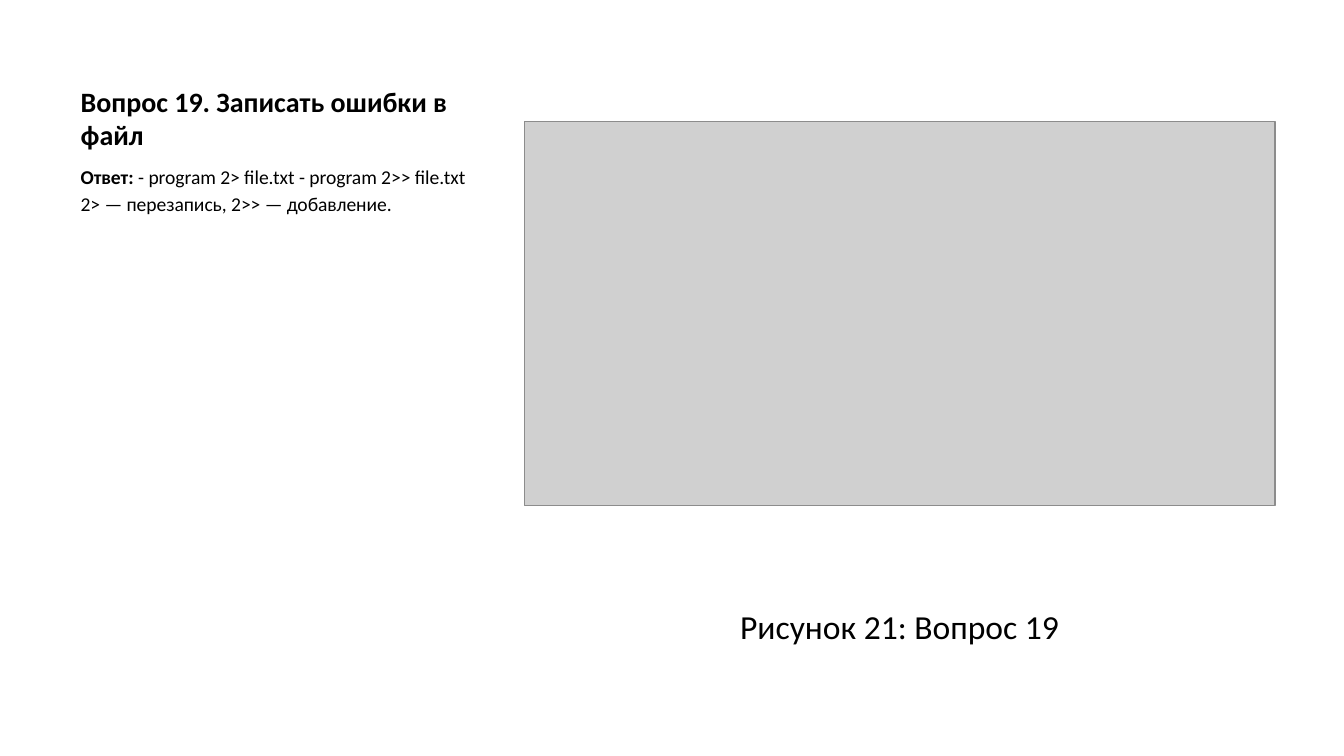
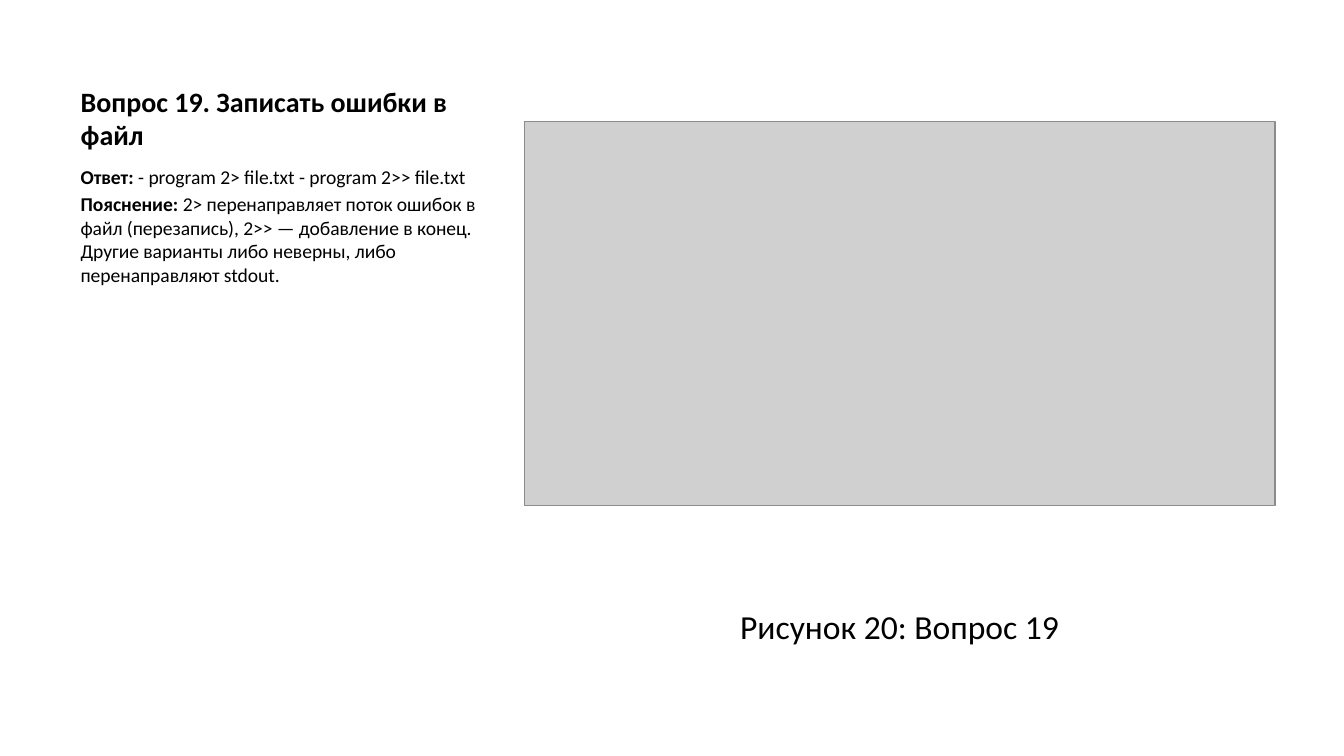
Before and after one commit to asivanova1/stepik-linux-course, a slide deck: slide 31 of stepik/razdel/01/presentation/output/presentation_stepik_1.pptx (slide 32 before the commit). Drawn at 1344x756 pixels with LibreOffice and Linux fonts; fonts in the diff are those of the drawing; grey boxes stand for pictures. Boxes give left, top, right and bottom in pixels: in the first picture for what was removed or moved away, otherwise in the second. Text is boxed around its words. In the diff, an @@ line names an element or a change of style, - is before the commit and + after.

```diff
--- a/stepik/razdel/01/presentation/output/presentation_stepik_1.pptx
+++ b/stepik/razdel/01/presentation/output/presentation_stepik_1.pptx
@@ text at (81, 197, 475, 285): text changed @@
-2> — перезапись, 2>> — добавление.
+Пояснение: 2> перенаправляет поток ошибок в файл (перезапись), 2>> — добавление в конец. Другие варианты либо неверны, либо перенаправляют stdout.
@@ text at (740, 617, 1059, 645): text changed @@
-Рисунок 21: Вопрос 19
+Рисунок 20: Вопрос 19
```
Also in this commit, not shown: 31 other slides changed, 3 slides removed, 25 other files.
